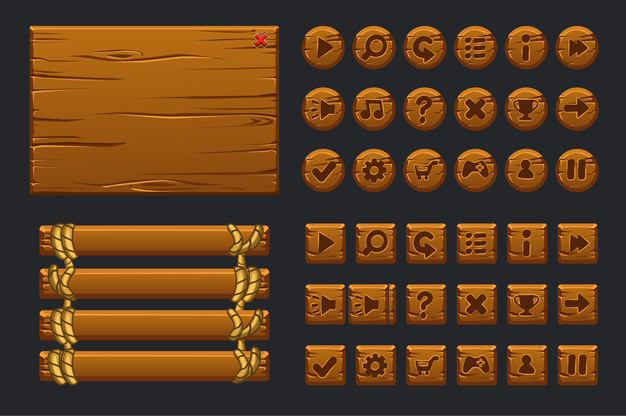
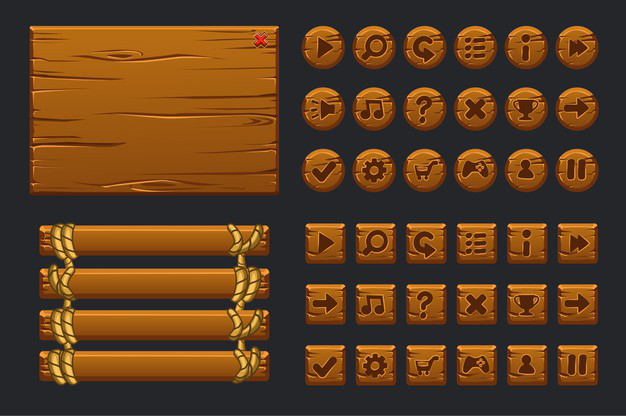
Comparing the layer stacks of the two 626×416 images. Changes:
showed "Layer 2" over [305, 284, 347, 326]
hid "Layer 3" over [348, 284, 390, 326]
